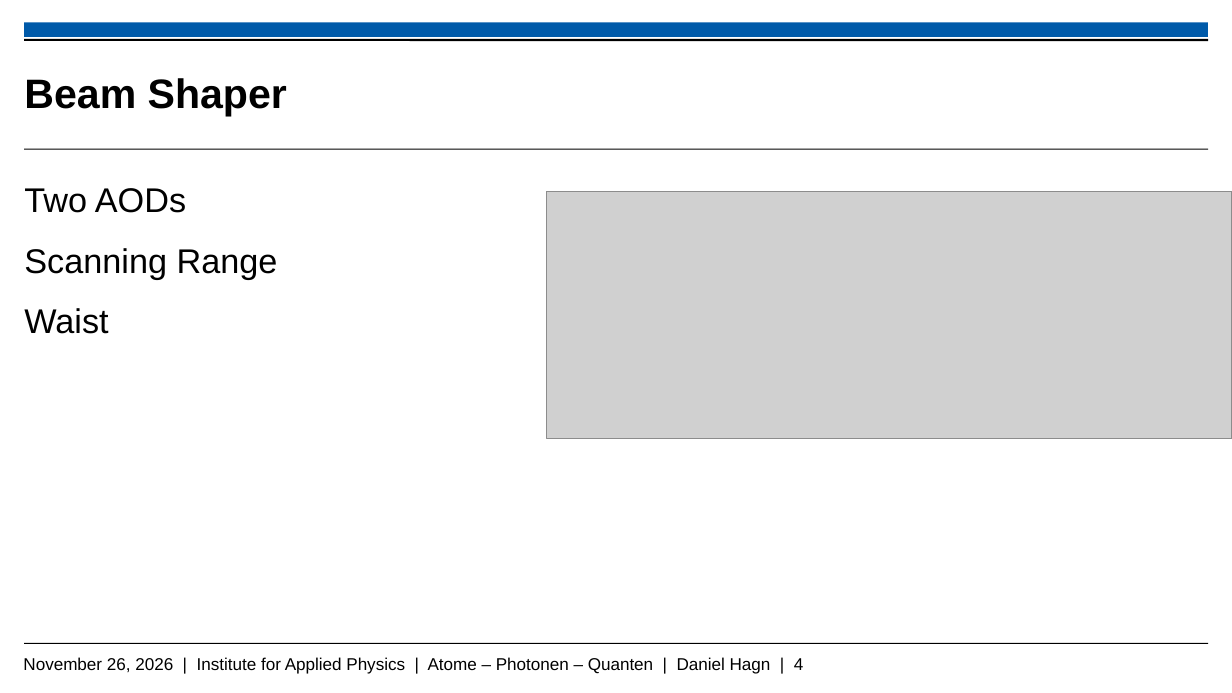
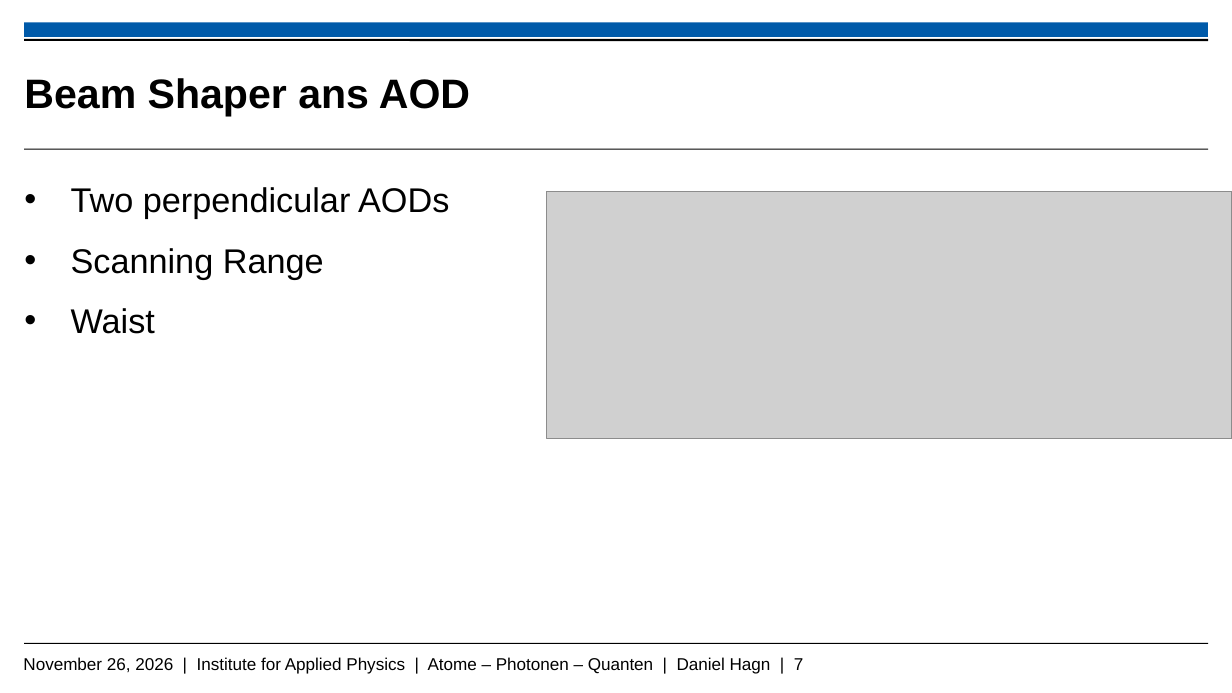
Before and after one commit to Daniel-Hagn-physik/Masterthesis_Backup, a slide deck: slide 7 of Hagn_Daniel_Mastervortrag.pptx (slide 4 before the commit). Drawn at 1232x693 pixels with LibreOffice and Linux fonts; fonts in the diff are those of the drawing; grey boxes stand for pictures; background and template pictures are left out. Boxes give left, top, right and bottom in pixels: in the first picture for what was removed or moved away, otherwise in the second. Text is boxed around its words. In the diff, an @@ line names an element or a change of style, - is before the commit and + after.

```diff
--- a/Hagn_Daniel_Mastervortrag.pptx
+++ b/Hagn_Daniel_Mastervortrag.pptx
@@ title at box(24, 78, 470, 116): text changed @@
-Beam Shaper
+Beam Shaper ans AOD
@@ text at box(71, 187, 449, 218): text changed @@
-Two AODs
+• Two perpendicular AODs
@@ text at box(71, 248, 324, 334): bullet none to • @@
@@ text at box(23, 657, 804, 674): text changed @@
-November 26, 2026 | Institute for Applied Physics | Atome – Photonen – Quanten | Daniel Hagn | 4
+November 26, 2026 | Institute for Applied Physics | Atome – Photonen – Quanten | Daniel Hagn | 7
```
Also in this commit, not shown: 11 other slides changed, 10 slides added, 5 other files.
